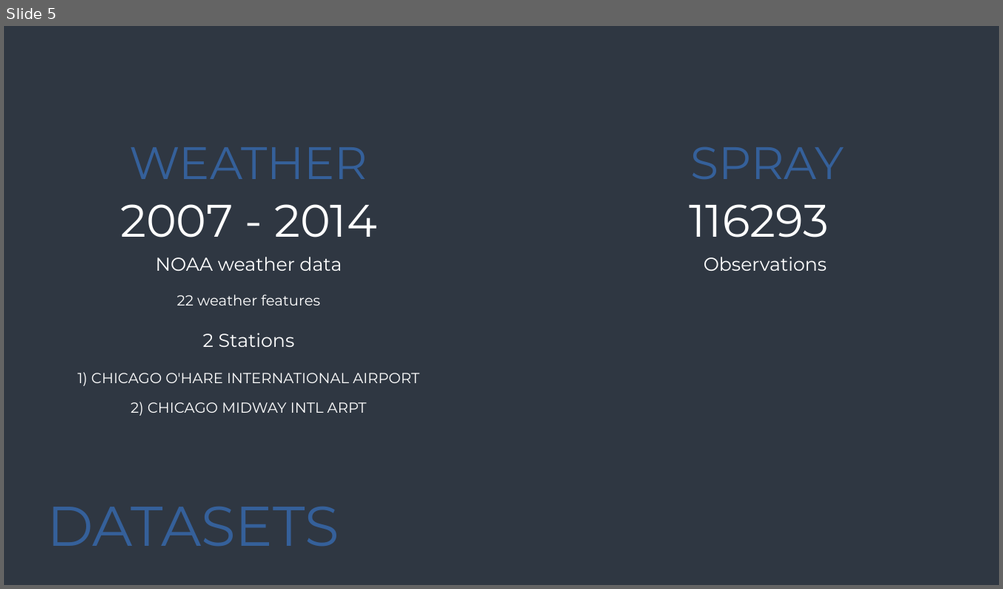
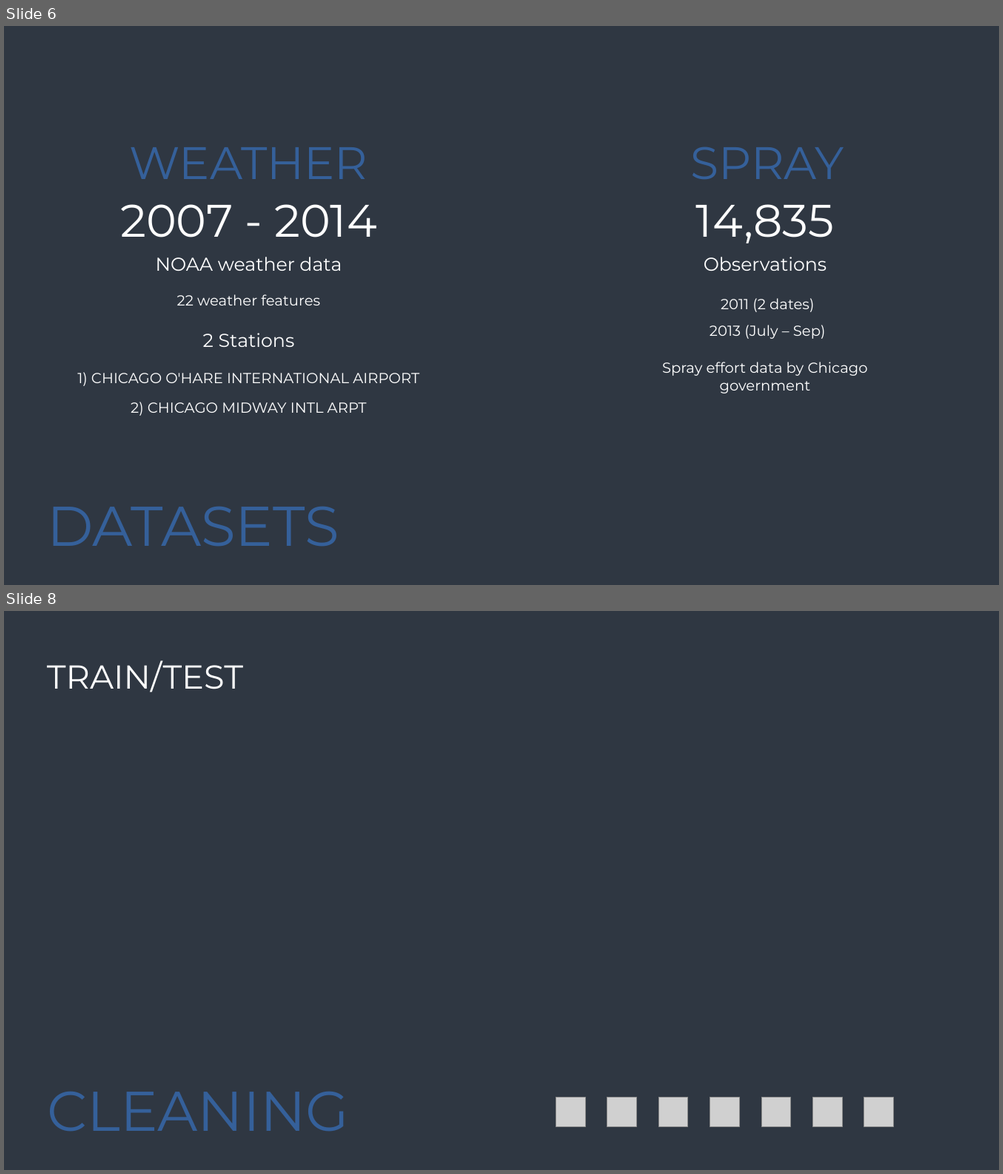
Before and after one commit to bluemelodybox/west-nile-virus-prediction, a slide deck: WNV Grp Presentation.pptx. Shown one above the other, each under a label of ours: slide 5 before the commit, slides 6 and 8 after it; the slides between them are not shown. The pictures are 1003x589 and 1003x1174 pixels, drawn with LibreOffice and Linux fonts; fonts in the diff are those of the drawing; grey boxes stand for pictures. Boxes give left, top, right and bottom in pixels: in the first picture for what was removed or moved away, otherwise in the second. Text is boxed around its words. In the diff, an @@ line names an element or a change of style, - is before the commit and + after.

```diff
--- a/WNV Grp Presentation.pptx
+++ b/WNV Grp Presentation.pptx
@@ slide 8 added at (4,611,999,1170), background #2F3742 @@
@@ text added at (47,661,243,692), 32 pt, text #FFFFFF @@
+TRAIN/TEST
@@ title added at (47,1092,349,1131), 54 pt, text gradient #35609A to #EC343F @@
+CLEANING
@@ picture added at (556,1097,585,1127) @@
@@ picture added at (607,1097,636,1127) @@
@@ picture added at (658,1097,688,1127) @@
@@ picture added at (710,1097,739,1127) @@
@@ picture added at (761,1097,791,1127) @@
@@ picture added at (813,1097,842,1127) @@
@@ picture added at (865,1097,893,1127) @@
@@ what was slide 5 is now slide 6 @@
@@ slide 6 changed as well @@
@@ text at (696,204,834,244): text changed @@
-116293
+14,835
@@ text added at (709,298,825,339), 14 pt, text #FFFFFF @@
+2011 (2 dates)
+2013 (July – Sep)
@@ text added at (662,362,868,394), 14 pt, text #FFFFFF @@
+Spray effort data by Chicago
+government
```
Also in this commit, not shown: 3 other slides changed, 11 other slides added, 1 slide removed.
